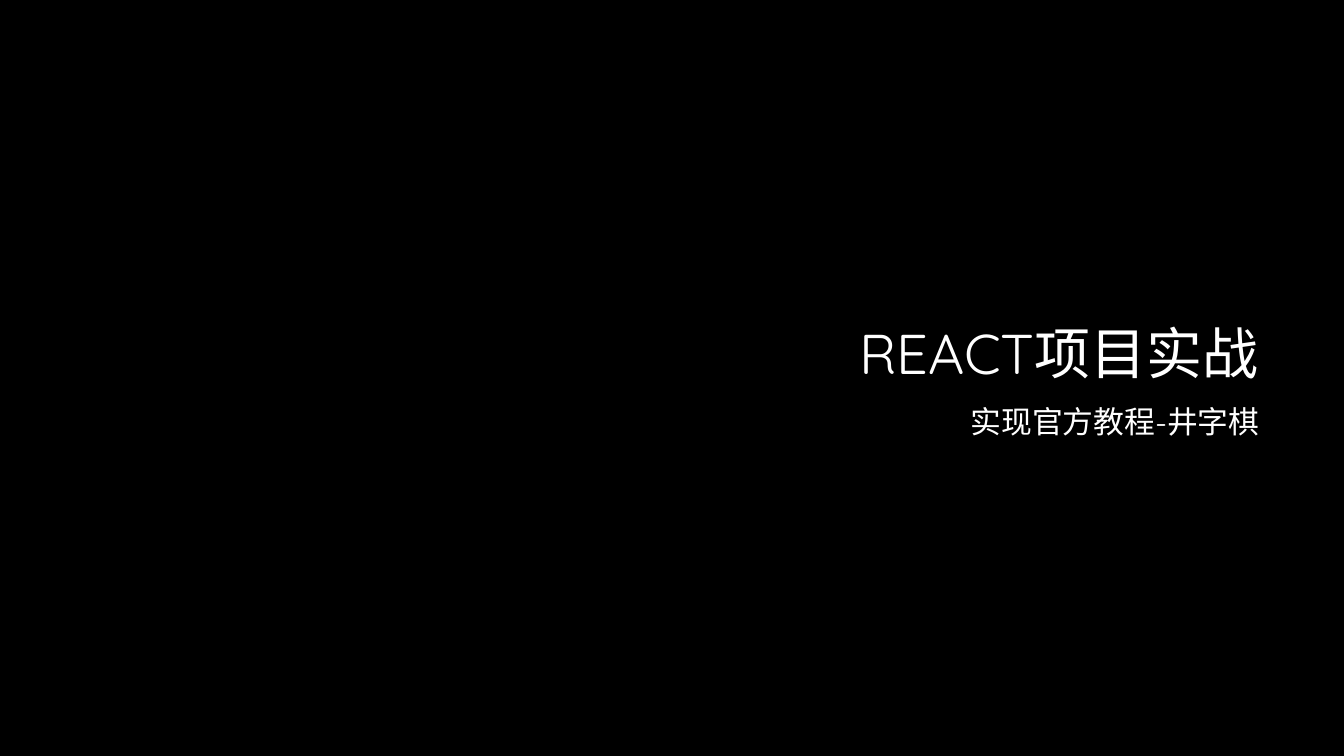
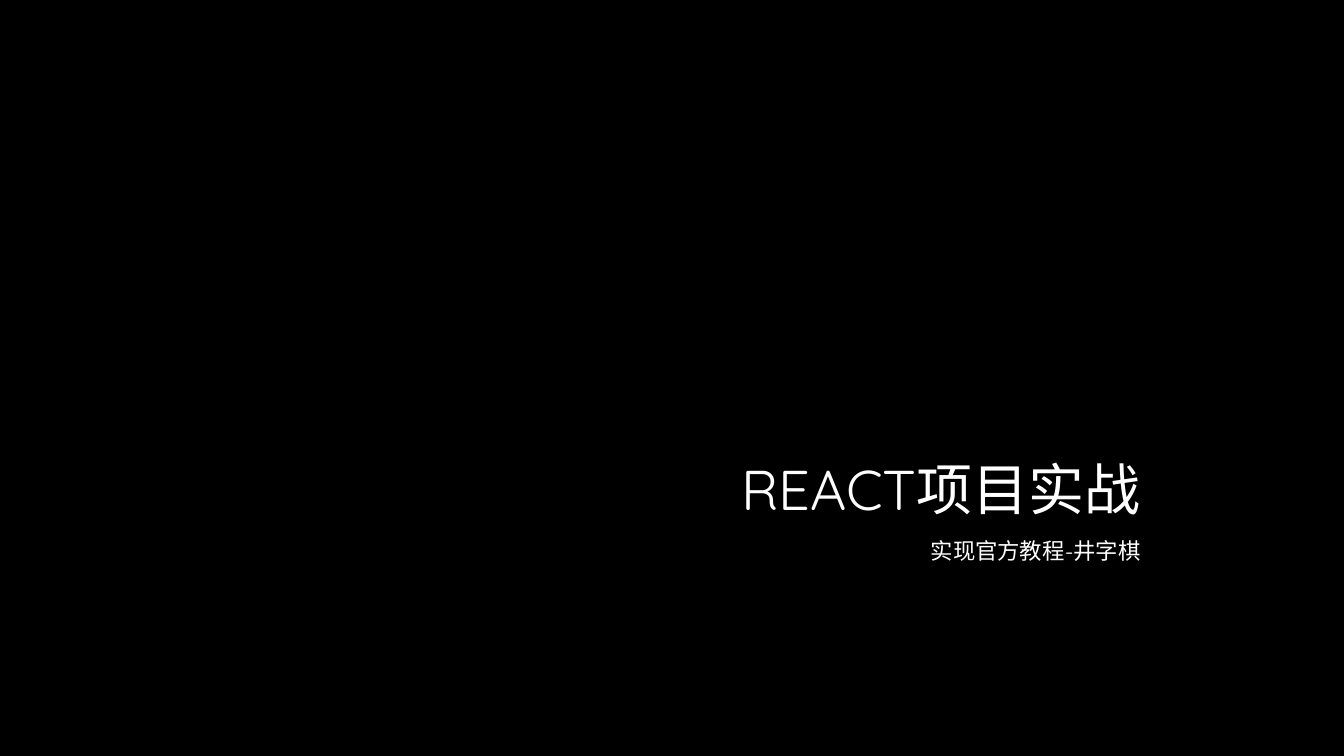
Before and after one commit to lee813/ECVFrontend, a slide deck: slide 17 of 前端课程.pptx (slide 23 before the commit). Drawn at 1344x756 pixels with LibreOffice and Linux fonts; fonts in the diff are those of the drawing; background and template pictures are left out. Boxes give left, top, right and bottom in pixels: in the first picture for what was removed or moved away, otherwise in the second. Text is boxed around its words. In the diff, an @@ line names an element or a change of style, - is before the commit and + after.

```diff
--- a/前端课程.pptx
+++ b/前端课程.pptx
@@ title "REACT项目实战": place and size @@
-title "REACT项目实战" at bbox=[859, 326, 1258, 379]
+title "REACT项目实战" at bbox=[741, 462, 1140, 515]
@@ title "REACT项目实战" at bbox=[741, 462, 1140, 515]: text colour #FFFFFF to gradient #FFFFFF to #A6A6A6; line spacing 0.9 to 1 @@
@@ text "实现官方教程-井字棋": place and size @@
-text "实现官方教程-井字棋" at bbox=[971, 407, 1260, 436]
+text "实现官方教程-井字棋" at bbox=[931, 540, 1141, 561]
@@ text "实现官方教程-井字棋" at bbox=[931, 540, 1141, 561]: size 22 to 20 pt, text colour #FFFFFF to gradient #FFFFFF to #BFBFBF, small capitals on; line spacing 0.9 to 1 @@
```
Also in this commit, not shown: 13 other slides changed, 1 slide added, 31 slides removed, 1 other file.
